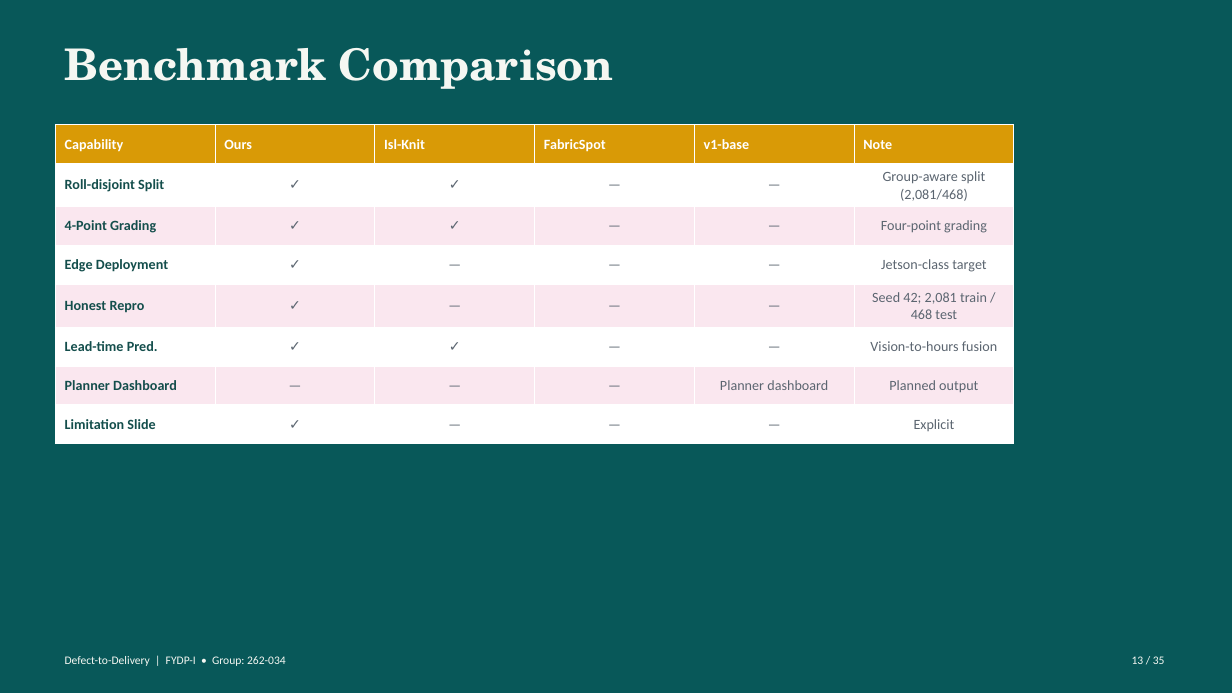
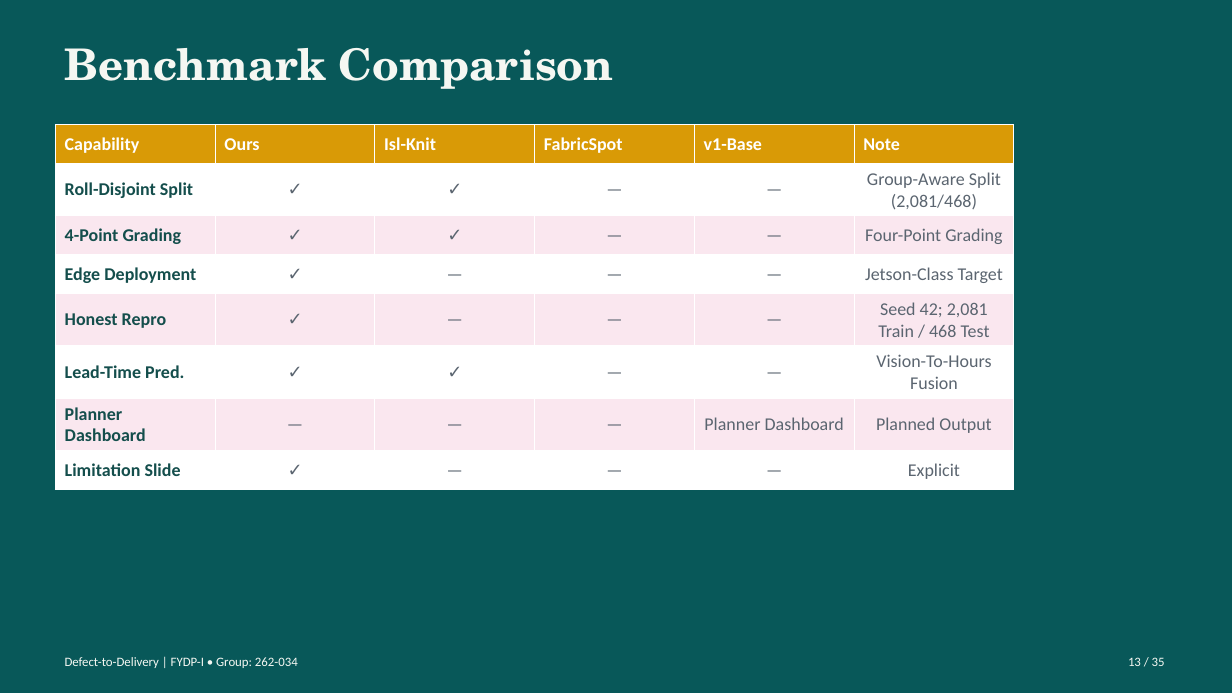
Before and after one commit to labib-ux/FYDP, a slide deck: slide 13 of slides/Defect-to-Delivery_262-034.pptx. Drawn at 1232x693 pixels with LibreOffice and Linux fonts; fonts in the diff are those of the drawing. Boxes give left, top, right and bottom in pixels: in the first picture for what was removed or moved away, otherwise in the second. Text is boxed around its words. In the diff, an @@ line names an element or a change of style, - is before the commit and + after.

Commit message:
Update Defect-to-Delivery presentation slides

```diff
--- a/slides/Defect-to-Delivery_262-034.pptx
+++ b/slides/Defect-to-Delivery_262-034.pptx
@@ table at bbox=[55, 125, 1015, 483] @@
-row 1, column 5: v1-base
+row 1, column 5: v1-Base
-row 2, column 1: Roll-disjoint Split
+row 2, column 1: Roll-Disjoint Split
-row 2, column 6: Group-aware split (2,081/468)
+row 2, column 6: Group-Aware Split (2,081/468)
-row 3, column 6: Four-point grading
+row 3, column 6: Four-Point Grading
-row 4, column 6: Jetson-class target
+row 4, column 6: Jetson-Class Target
-row 5, column 6: Seed 42; 2,081 train / 468 test
+row 5, column 6: Seed 42; 2,081 Train / 468 Test
-row 6, column 1: Lead-time Pred.
+row 6, column 1: Lead-Time Pred.
-row 6, column 6: Vision-to-hours fusion
+row 6, column 6: Vision-To-Hours Fusion
-row 7, column 5: Planner dashboard
+row 7, column 5: Planner Dashboard
-row 7, column 6: Planned output
+row 7, column 6: Planned Output
@@ size 11 to 14 pt in "Capability", "Ours", "Isl-Knit", "FabricSpot" and 34 more places @@
@@ text "Defect-to-Delivery | FYDP-I • Group: ..." at bbox=[65, 657, 298, 668]: size 9 to 10 pt @@
@@ text "13 / 35" at bbox=[1128, 657, 1165, 666]: size 9 to 10 pt @@
```
Also in this commit, not shown: 34 other slides changed.
